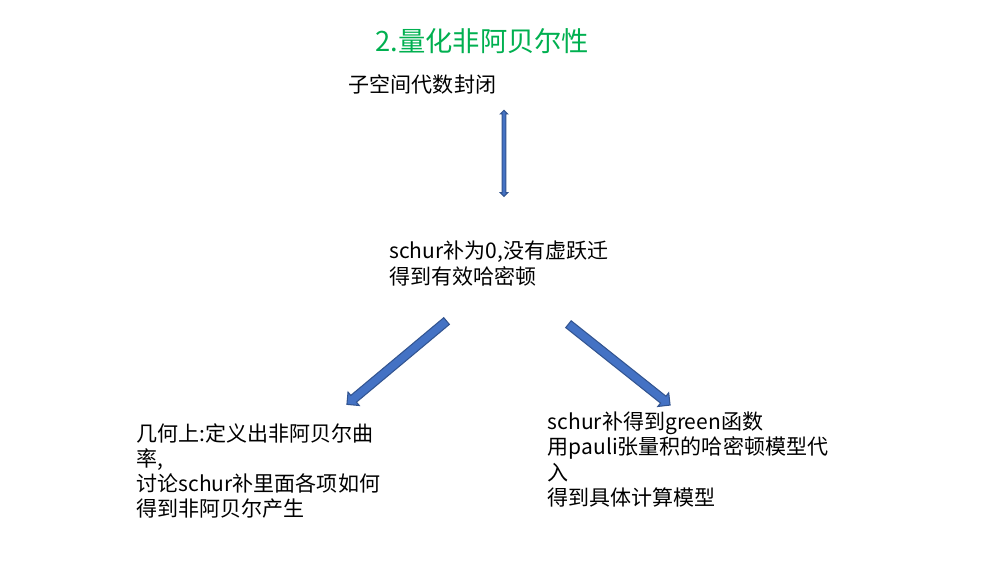
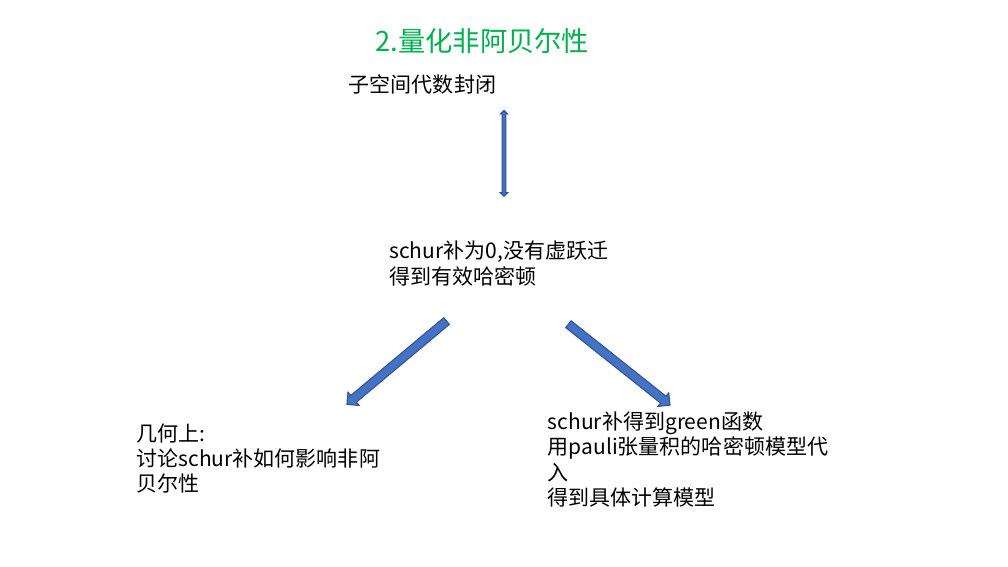
Before and after one commit to Asice-Cloud/quantummmm, a slide deck: slide 4 of y2.pptx. Drawn at 1008x567 pixels with LibreOffice and Linux fonts; fonts in the diff are those of the drawing. Boxes give left, top, right and bottom in pixels: in the first picture for what was removed or moved away, otherwise in the second. Text is boxed around its words. In the diff, an @@ line names an element or a change of style, - is before the commit and + after.

```diff
--- a/y2.pptx
+++ b/y2.pptx
@@ text at bbox=[136, 423, 380, 468]: text changed @@
-几何上:定义出非阿贝尔曲率,
-讨论schur补里面各项如何得到非阿贝尔产生
+几何上:
+讨论schur补如何影响非阿贝尔性
```
Also in this commit, not shown: 7 other slides changed, 7 slides added, 1 slide removed, 49 other files.
